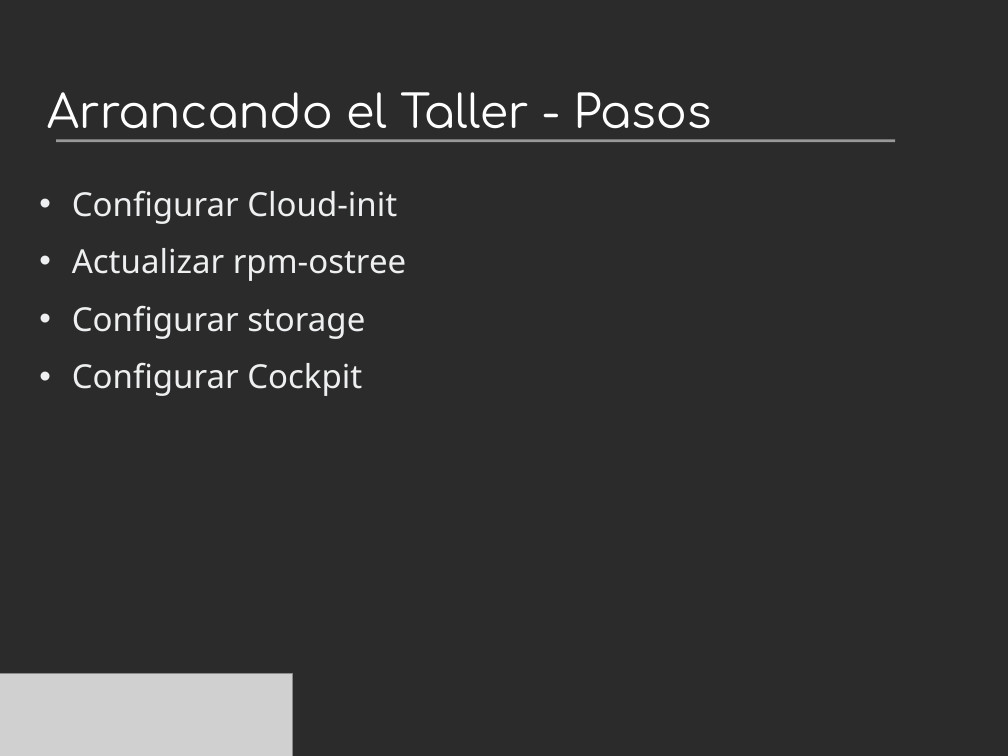
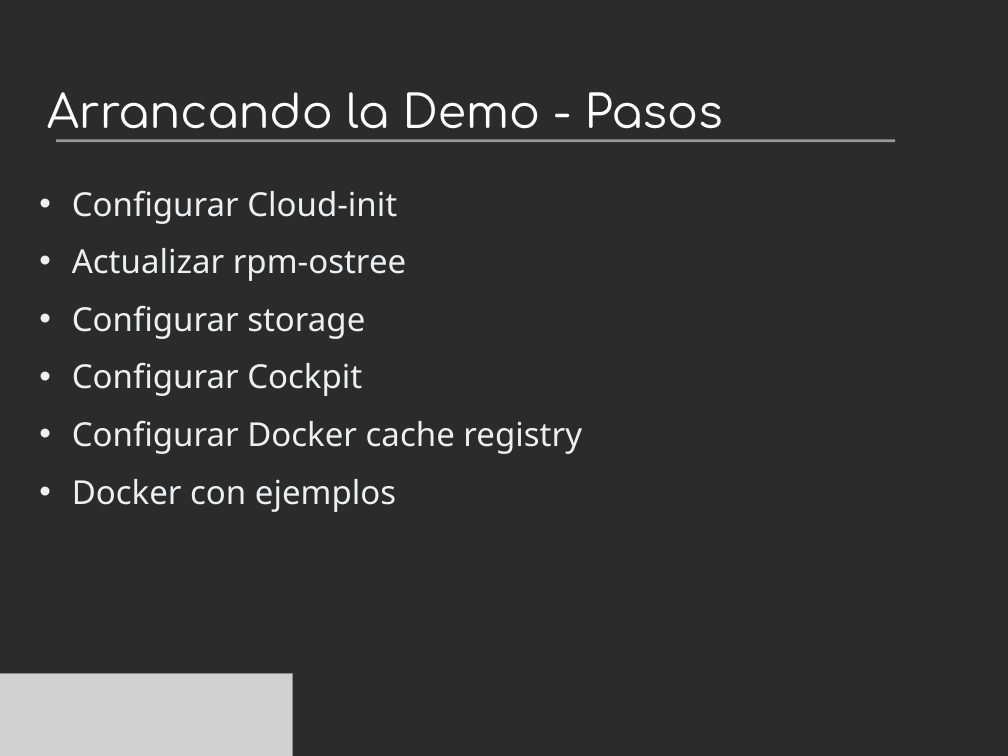
Before and after one commit to villadalmine/arg-fedora, a slide deck: slide 20 of Presentaciones/Devopconf2015/ProyectoAtomic.odp (slide 14 before the commit). Drawn at 1008x756 pixels with LibreOffice and Linux fonts; fonts in the diff are those of the drawing; grey boxes stand for pictures; background and template pictures are left out; a plain dark background stands for a picture behind light text. Boxes give left, top, right and bottom in pixels: in the first picture for what was removed or moved away, otherwise in the second. Text is boxed around its words. In the diff, an @@ line names an element or a change of style, - is before the commit and + after.

```diff
--- a/Presentaciones/Devopconf2015/ProyectoAtomic.odp
+++ b/Presentaciones/Devopconf2015/ProyectoAtomic.odp
@@ title at (x1=47, y1=92, x2=723, y2=129): text changed @@
-Arrancando el Taller - Pasos
+Arrancando la Demo - Pasos
@@ text at (x1=72, y1=420, x2=582, y2=512): paragraphs added @@
+• Configurar Docker cache registry
+• Docker con ejemplos
```
Also in this commit, not shown: 18 other slides changed, 8 slides added, 19 other files.
